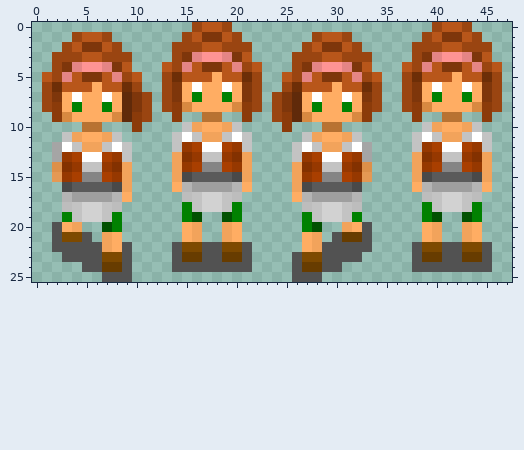
Pixel-art sprite -- GlobalGameJam2023/Assets/Sprites/lief-walk-down-Sheet.png. That is the earlier state.
The file is 48x26 pixels. Colours within 5 levels of each other are drawn and written as one.
The same view after the edit:
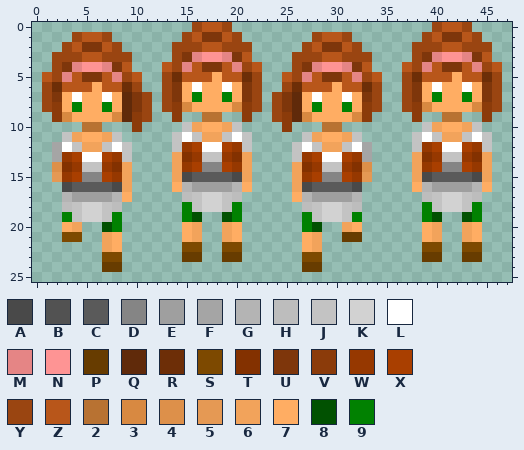
Palette (. is transparent): A #494949  B #525252  C #5a5a5a  D #858585  E #9f9f9f  F #a5a5a5  G #b4b4b4  H #bdbdbd  J #c3c3c3  K #d2d2d2  L #ffffff  M #e58585  N #fe9494  P #673c00  Q #602a0a  R #6d2e07  S #7d4900  T #833100  U #7e360b  V #8b3b0a  W #963800  X #a93f00  Y #9a4511  Z #b8561a  2 #b87232  3 #d88941  4 #dd904a  5 #e59954  6 #f2a35b  7 #ffad63  8 #015101  9 #018101
The exact change:
@@ x 0..47 @@
 19 ...9JKKJ9......98..89......9JKKJ9......98..89...
-20 ..B76..89......76..67......98..67B.....76..67...
-21 ..BSSB.67......76..67......76.BPPB.....76..67...
-22 ..BBBBB67B....BSSBBSSB.....76BBBBB....BSSBBSSB..
-23 ...BBBBSSB....BPPBBPPB....BSSBBBB.....BPPBBPPB..
-24 .....BBPPB....BBBBBBBB....BPPBB.......BBBBBBBB..
-25 .......BBB................BBB...................
+20 ...76..89......76..67......98..67......76..67...
+21 ...SS..67......76..67......76..PP......76..67...
+22 .......67......SS..SS......76..........SS..SS...
+23 .......SS......PP..PP......SS..........PP..PP...
+24 .......PP..................PP...................
+25 ................................................
Where, in picture pixels (left, top, right, bottom), the same in both pictures:
erased: (52, 222, 492, 282)
